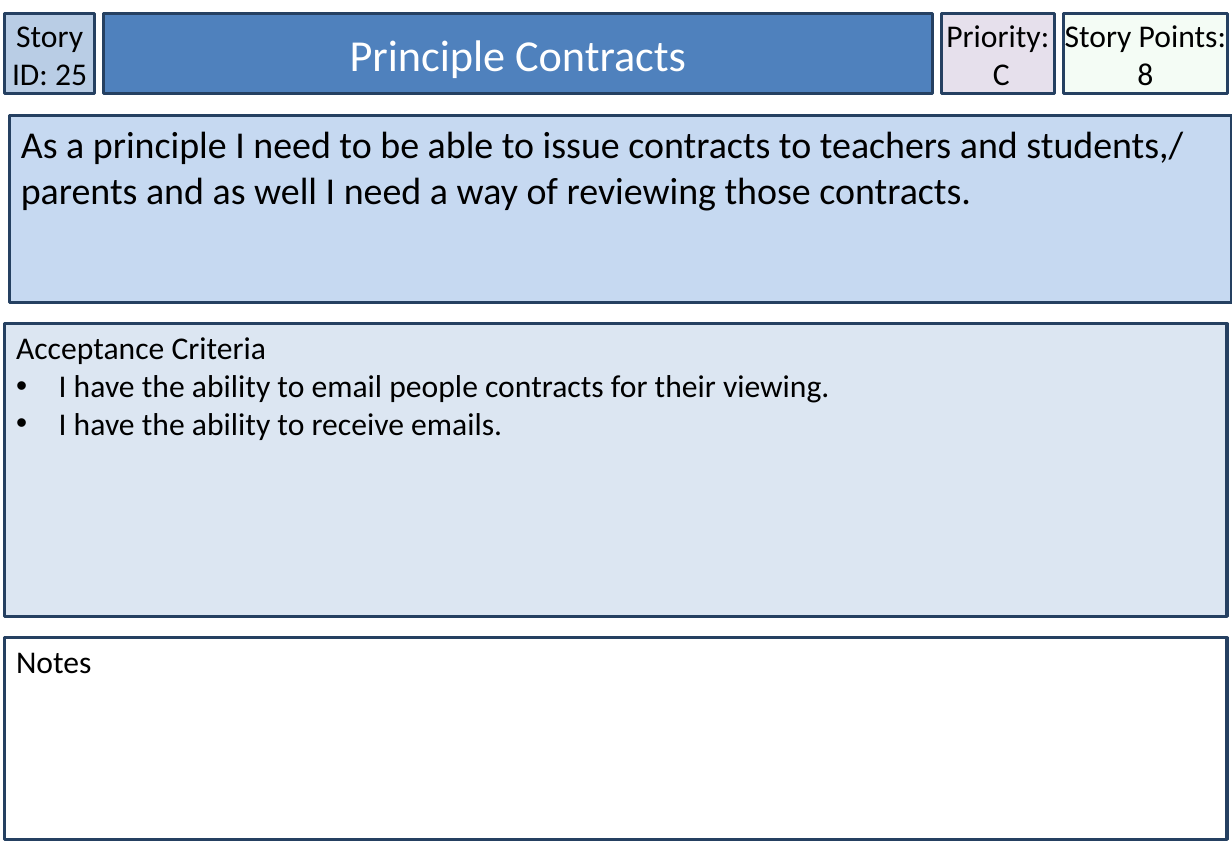
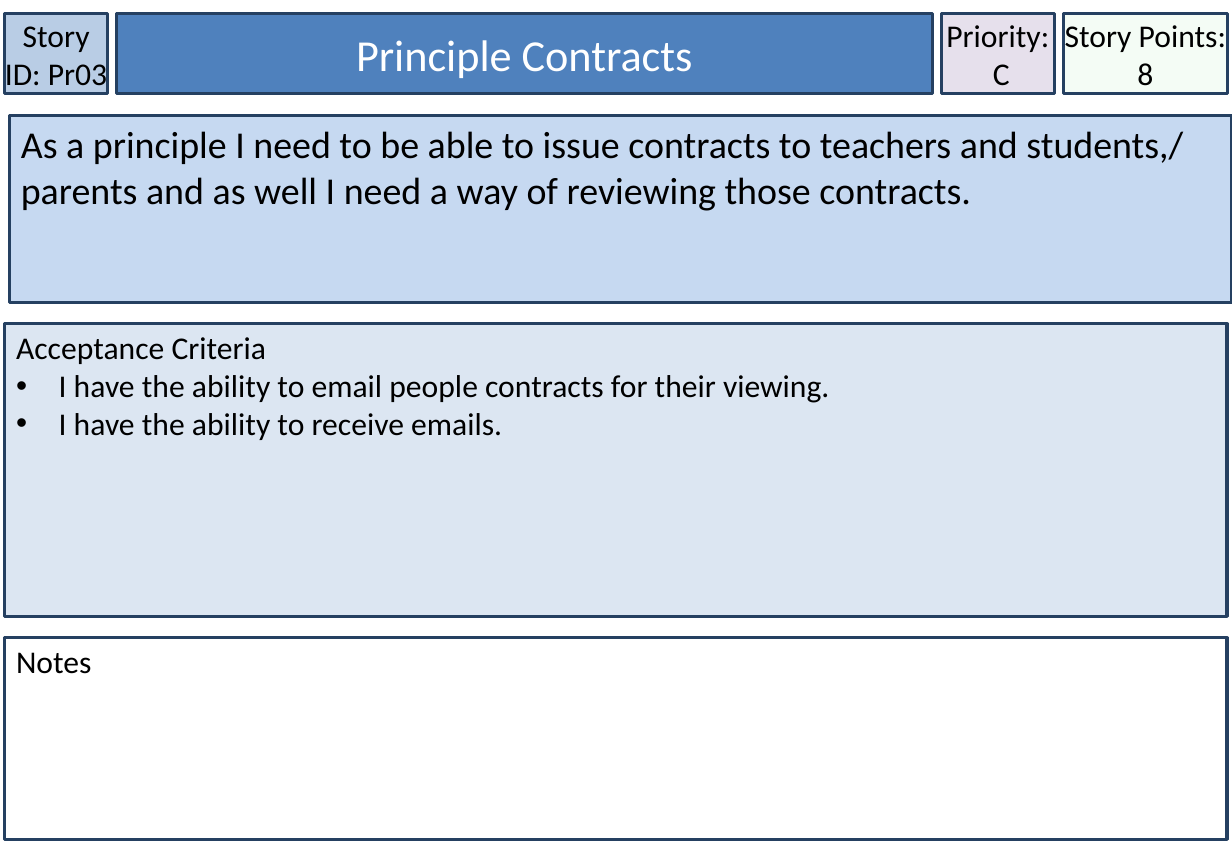
Before and after one commit to MichaelDevenish/IFB299MusicSchool, a slide deck: slide 29 of Documentation/Accpetance Criteria & User Stories/User Stories Final Format.pptx. Drawn at 1232x853 pixels with LibreOffice and Linux fonts; fonts in the diff are those of the drawing. Boxes give left, top, right and bottom in pixels: in the first picture for what was removed or moved away, otherwise in the second. Text is boxed around its words. In the diff, an @@ line names an element or a change of style, - is before the commit and + after.

```diff
--- a/Documentation/Accpetance Criteria & User Stories/User Stories Final Format.pptx
+++ b/Documentation/Accpetance Criteria & User Stories/User Stories Final Format.pptx
@@ text in rectangle at [5,26,107,93]: text changed @@
-Story ID: 25
+Story ID: Pr03
@@ rectangle "Story ID: Pr03": place and size @@
-rectangle "Story ID: Pr03" at [5,14,94,94]
+rectangle "Story ID: Pr03" at [5,14,107,94]
@@ rectangle "Principle Contracts": place and size @@
-rectangle "Principle Contracts" at [104,14,933,94]
+rectangle "Principle Contracts" at [116,14,932,94]
```
Also in this commit, not shown: 32 other slides changed.
